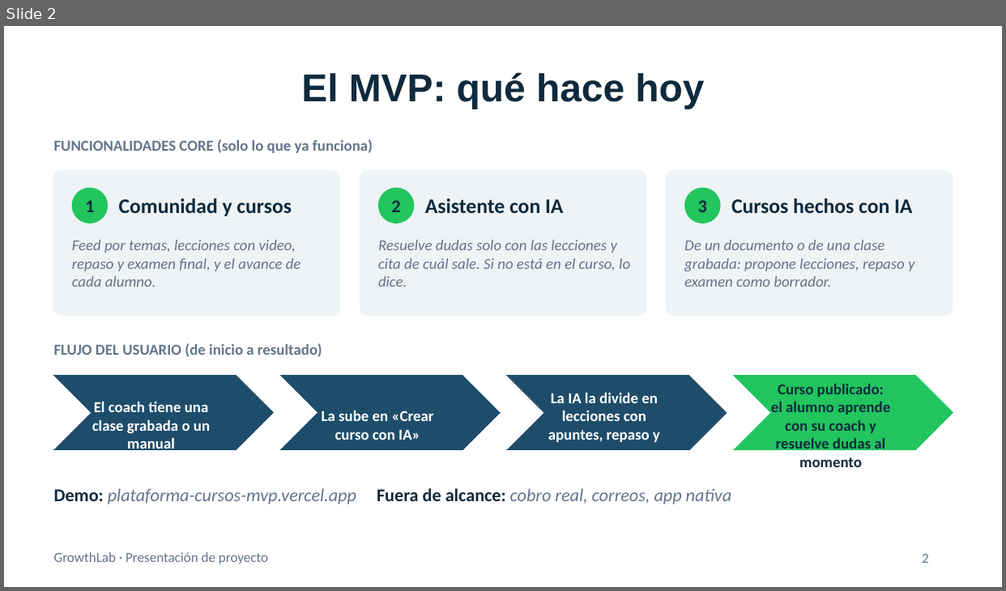
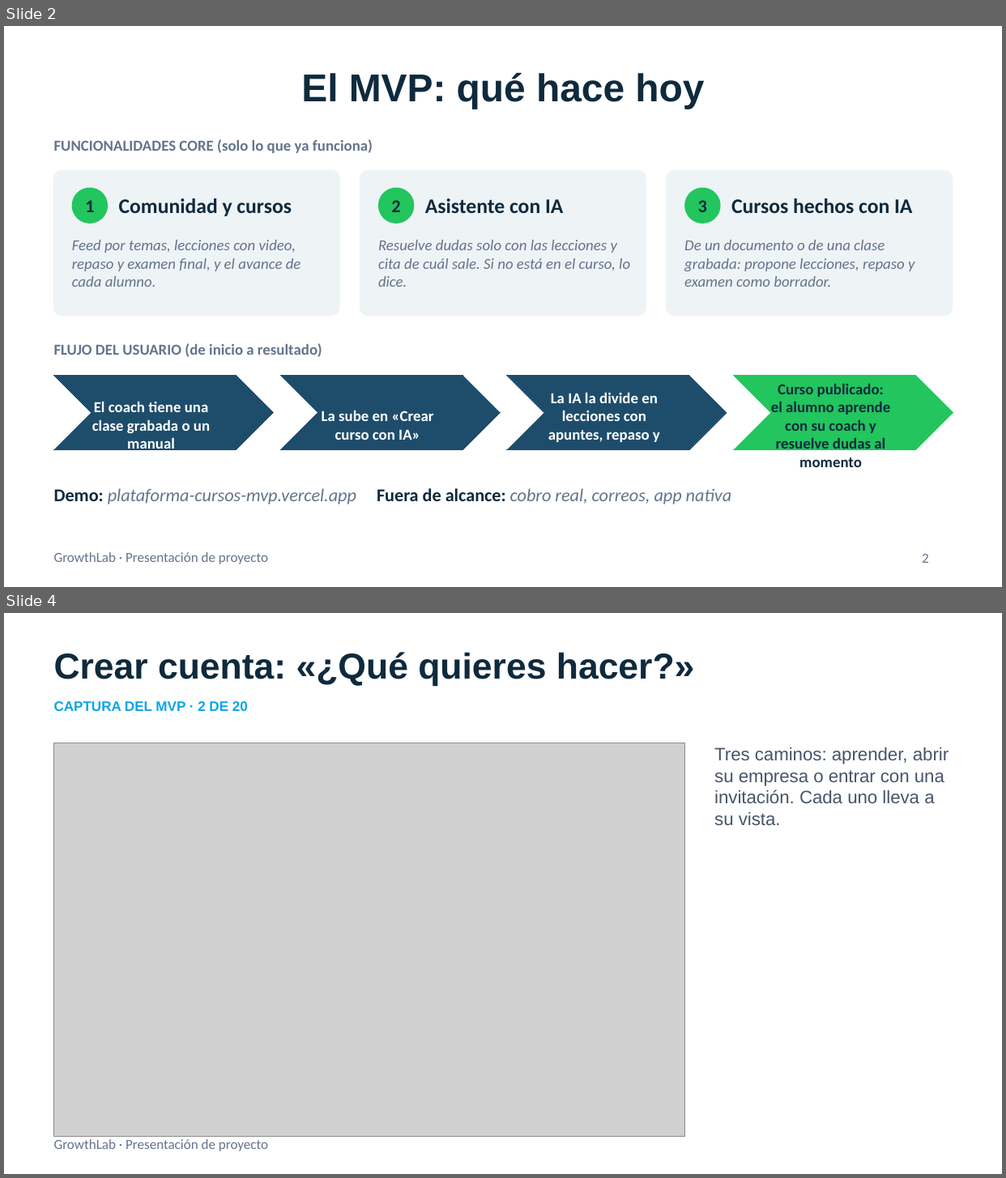
Before and after one commit to 3tted/plataforma-cursos-mvp, a slide deck: docs/Presentacion-GrowthLab-Merkatics.pptx. Shown one above the other, each under a label of ours: slide 2 before the commit, slides 2 and 4 after it; the slides between them are not shown. The pictures are 1006x591 and 1006x1178 pixels, drawn with LibreOffice and Linux fonts; fonts in the diff are those of the drawing; grey boxes stand for pictures. Boxes give left, top, right and bottom in pixels: in the first picture for what was removed or moved away, otherwise in the second. Text is boxed around its words. In the diff, an @@ line names an element or a change of style, - is before the commit and + after.

```diff
--- a/docs/Presentacion-GrowthLab-Merkatics.pptx
+++ b/docs/Presentacion-GrowthLab-Merkatics.pptx
@@ slide 4 added at <box>4,613,1002,1174</box>, background #FFFFFF; not listed: 1 template element that a slide beside it also shows @@
@@ text added at <box>54,652,695,686</box>, 26 pt, text #0F2A3D, bold @@
+Crear cuenta: «¿Qué quieres hacer?»
@@ text added at <box>54,701,248,711</box>, 10 pt, text #0EA5E9, bold @@
+CAPTURA DEL MVP · 2 DE 20
@@ picture added at <box>54,743,684,1137</box> @@
@@ text added at <box>714,747,948,825</box>, 13 pt, text #475569 @@
+Tres caminos: aprender, abrir su empresa o entrar con una invitación. Cada uno lleva a su vista.
```
Also in this commit, not shown: 1 slide changed, 19 other slides added.
